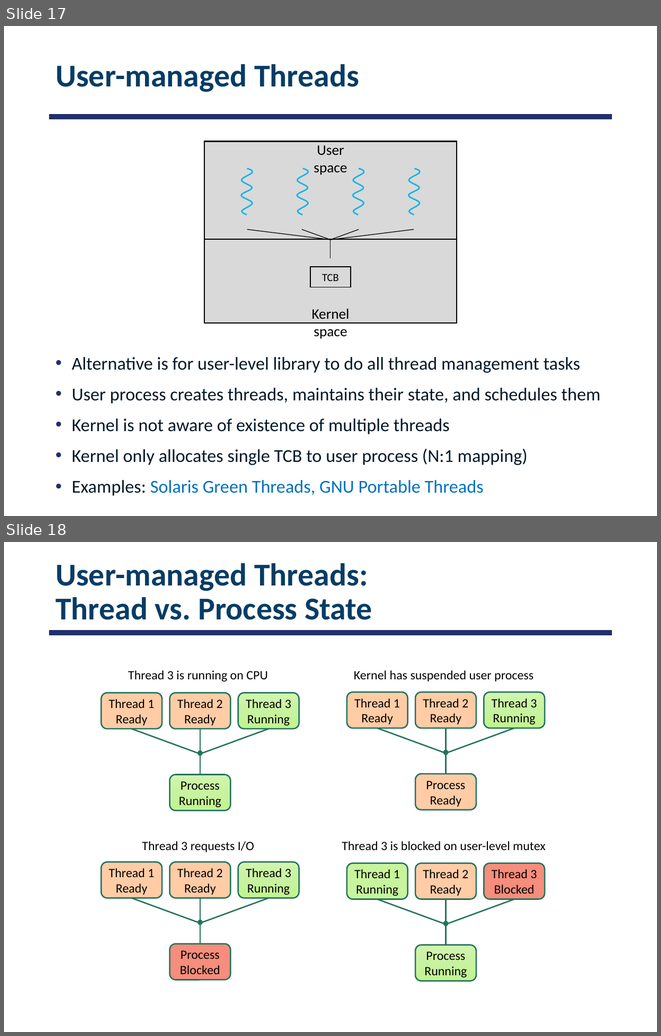
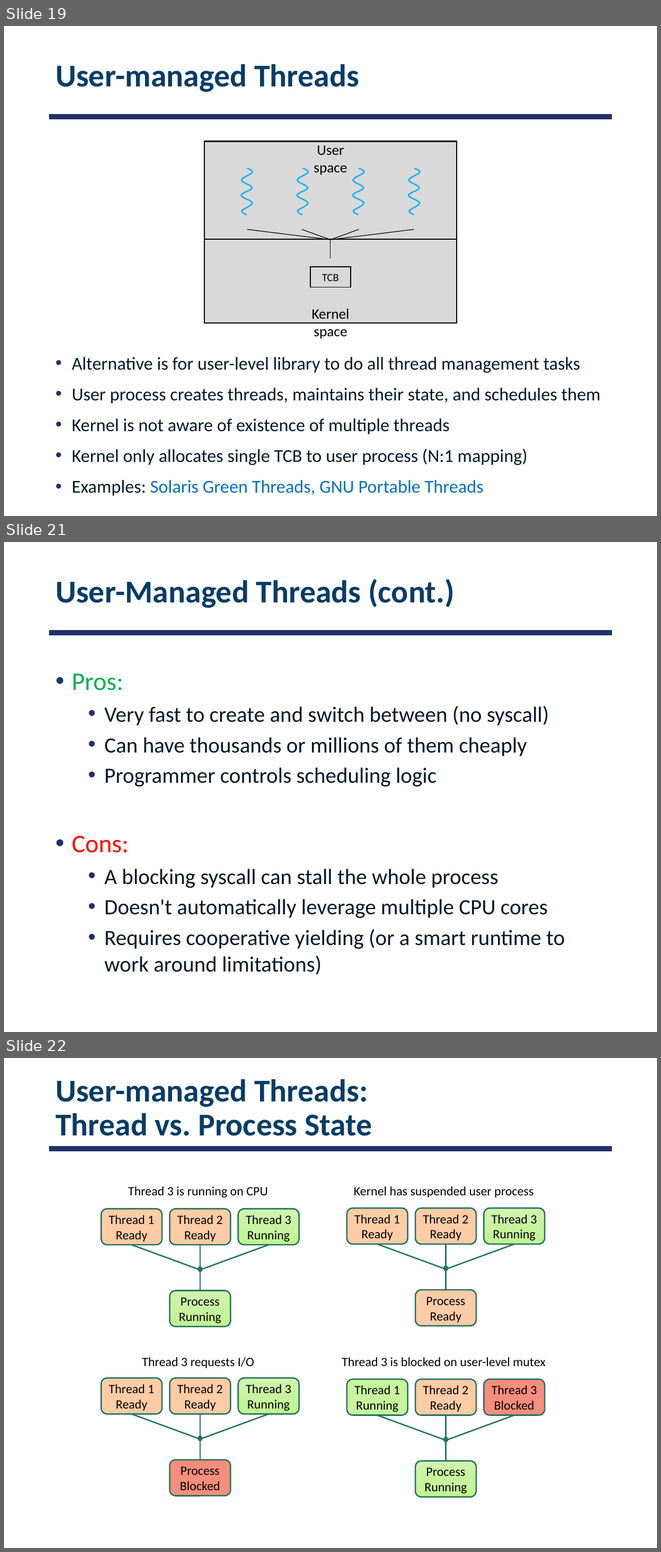
Before and after one commit to smajidzahedi/ECE350, a slide deck: Lectures/03-multithreaded.pptx. Shown one above the other, each under a label of ours: slides 17 and 18 before the commit, slides 19, 21 and 22 after it; the slides between them are not shown. The pictures are 661x1036 and 661x1552 pixels, drawn with LibreOffice and Linux fonts; fonts in the diff are those of the drawing. Boxes give left, top, right and bottom in pixels: in the first picture for what was removed or moved away, otherwise in the second. Text is boxed around its words. In the diff, an @@ line names an element or a change of style, - is before the commit and + after.

Commit message:
user-managed threads

```diff
--- a/Lectures/03-multithreaded.pptx
+++ b/Lectures/03-multithreaded.pptx
@@ slide 21 added at (x1=4, y1=542, x2=657, y2=1032), background #FFFFFF; not listed: 1 template element that a slide beside it also shows @@
@@ title added at (x1=55, y1=579, x2=454, y2=608), 35 pt, text #073C65, bold @@
+User-Managed Threads (cont.)
@@ text added at (x1=72, y1=673, x2=565, y2=974), 24 pt, text #031828 @@
+• Pros:
+  • Very fast to create and switch between (no syscall)
+  • Can have thousands or millions of them cheaply
+  • Programmer controls scheduling logic
+• Cons:
+  • A blocking syscall can stall the whole process
+  • Doesn't automatically leverage multiple CPU cores
+  • Requires cooperative yielding (or a smart runtime to work around limitations)
@@ what was slide 17 is now slide 19 @@
@@ what was slide 18 is now slide 22 @@
```
Also in this commit, not shown: 2 slides changed, 3 other slides added, 3 other files.
